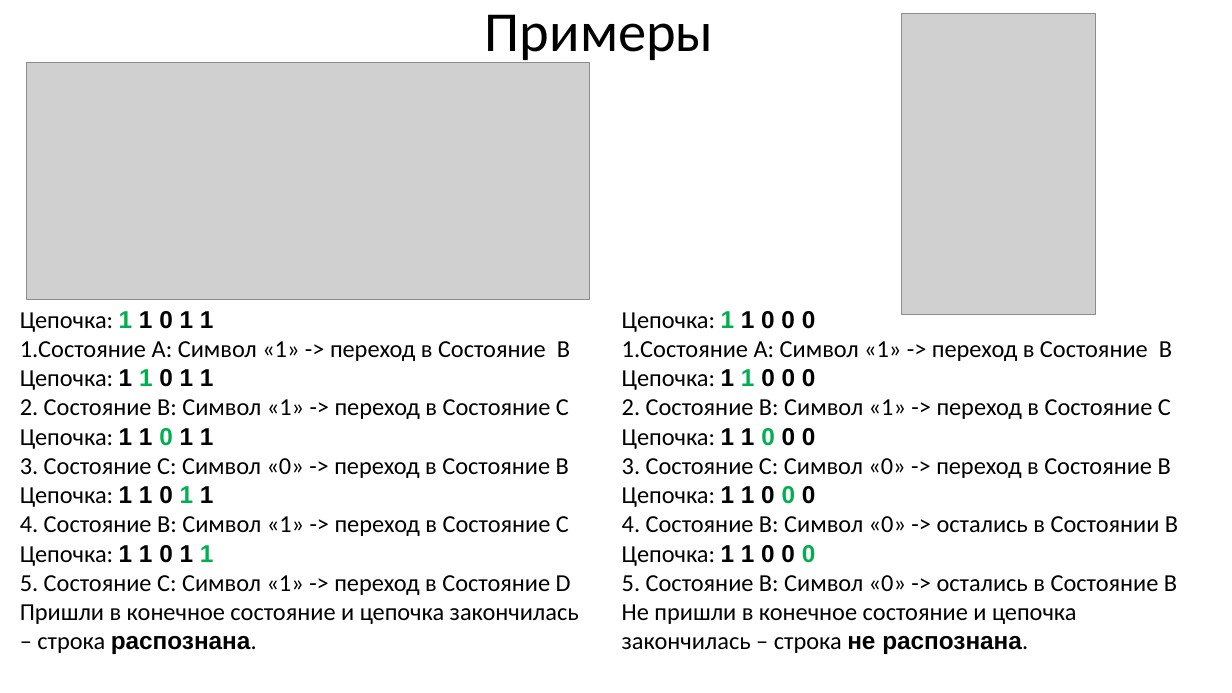
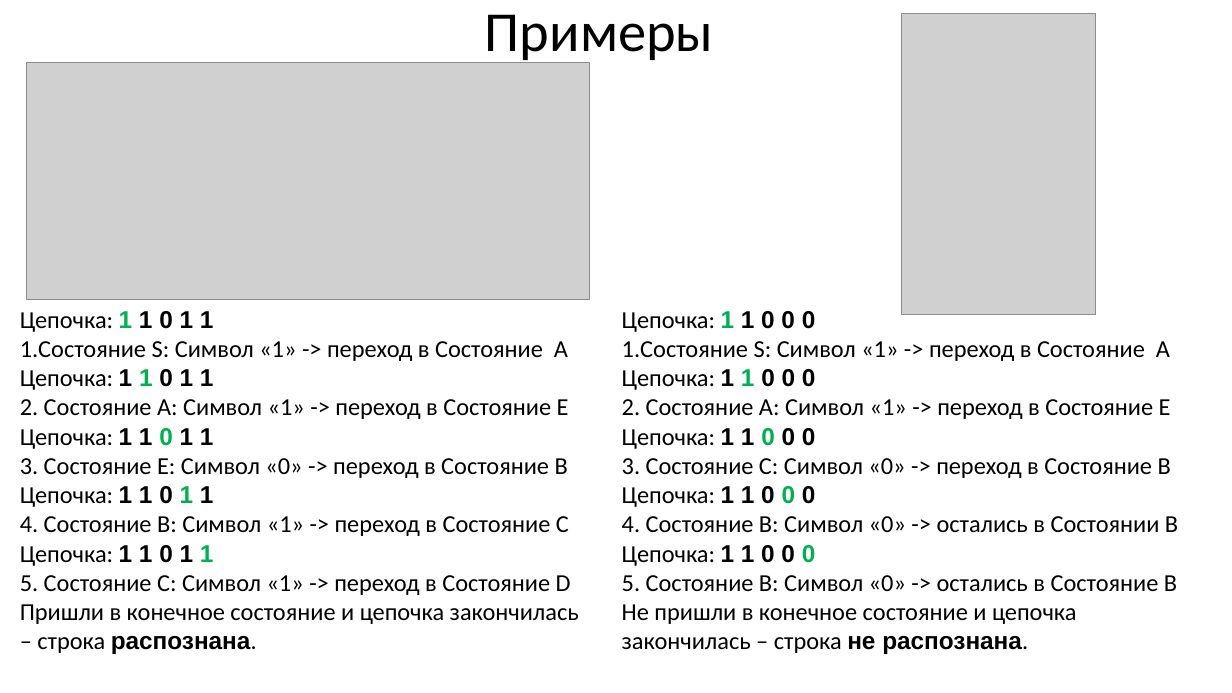
Before and after one commit to goddamnteam/korzun, a slide deck: slide 9 of task4.pptx. Drawn at 1232x693 pixels with LibreOffice and Linux fonts; fonts in the diff are those of the drawing; grey boxes stand for pictures. Boxes give left, top, right and bottom in pixels: in the first picture for what was removed or moved away, otherwise in the second. Text is boxed around its words. In the diff, an @@ line names an element or a change of style, - is before the commit and + after.

Commit message:
(Changed table + DFSM) + Examples remade

```diff
--- a/task4.pptx
+++ b/task4.pptx
@@ text at (x1=20, y1=341, x2=568, y2=361): text changed @@
-1.Состояние А: Символ «1» -> переход в Состояние B
+1.Состояние S: Символ «1» -> переход в Состояние A
@@ text at (x1=622, y1=341, x2=1170, y2=361): text changed @@
-1.Состояние А: Символ «1» -> переход в Состояние B
+1.Состояние S: Символ «1» -> переход в Состояние A
@@ text at (x1=20, y1=399, x2=569, y2=419): text changed @@
-2. Состояние B: Символ «1» -> переход в Состояние С
+2. Состояние A: Символ «1» -> переход в Состояние E
@@ text at (x1=622, y1=399, x2=1171, y2=419): text changed @@
-2. Состояние B: Символ «1» -> переход в Состояние С
+2. Состояние A: Символ «1» -> переход в Состояние E
@@ text at (x1=20, y1=458, x2=568, y2=478): text changed @@
-3. Состояние С: Символ «0» -> переход в Состояние В
+3. Состояние E: Символ «0» -> переход в Состояние В
```
